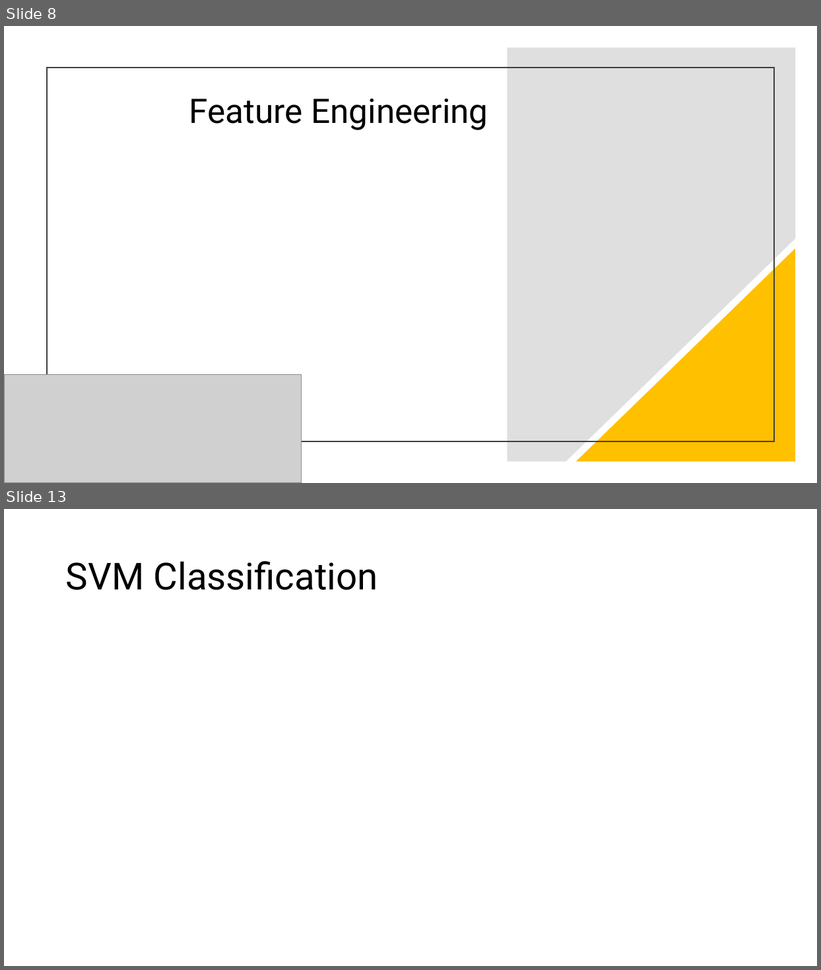
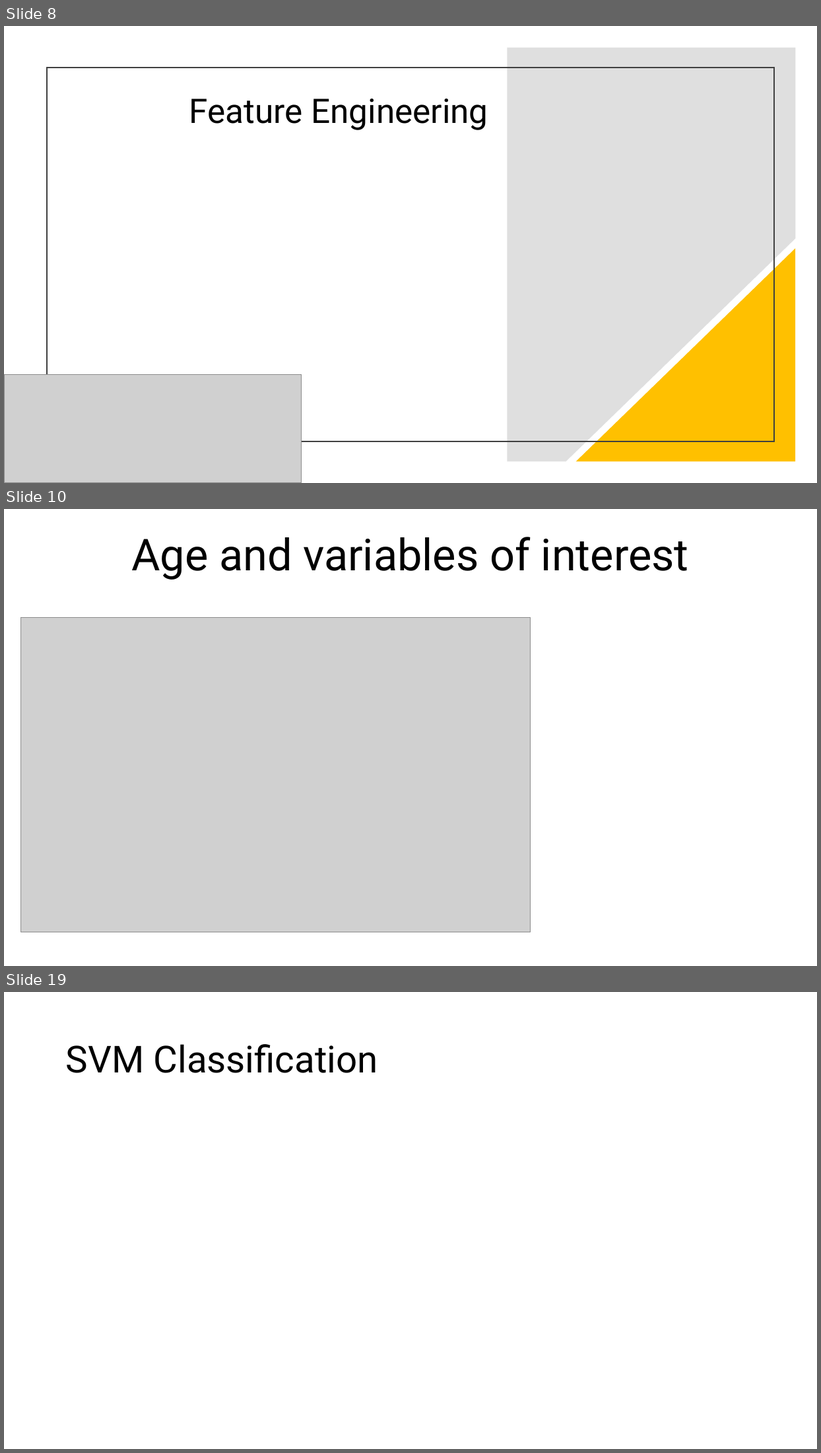
Before and after one commit to shivangiv/MCBS-Healthcare-Analytics, a slide deck: ALY6160GroupFINAL.pptx. Shown one above the other, each under a label of ours: slides 8 and 13 before the commit, slides 8, 10 and 19 after it; the slides between them are not shown. The pictures are 821x970 and 821x1453 pixels, drawn with LibreOffice and Linux fonts; fonts in the diff are those of the drawing; grey boxes stand for pictures. Boxes give left, top, right and bottom in pixels: in the first picture for what was removed or moved away, otherwise in the second. Text is boxed around its words. In the diff, an @@ line names an element or a change of style, - is before the commit and + after.

```diff
--- a/ALY6160GroupFINAL.pptx
+++ b/ALY6160GroupFINAL.pptx
@@ slide 10 added at (x1=4, y1=509, x2=817, y2=966), background #FFFFFF @@
@@ title added at (x1=131, y1=537, x2=689, y2=580), 52 pt, text #000000 @@
+Age and variables of interest
@@ picture added at (x1=21, y1=618, x2=531, y2=932) @@
@@ what was slide 13 is now slide 19 @@
```
Also in this commit, not shown: 9 slides changed, 7 other slides added.
